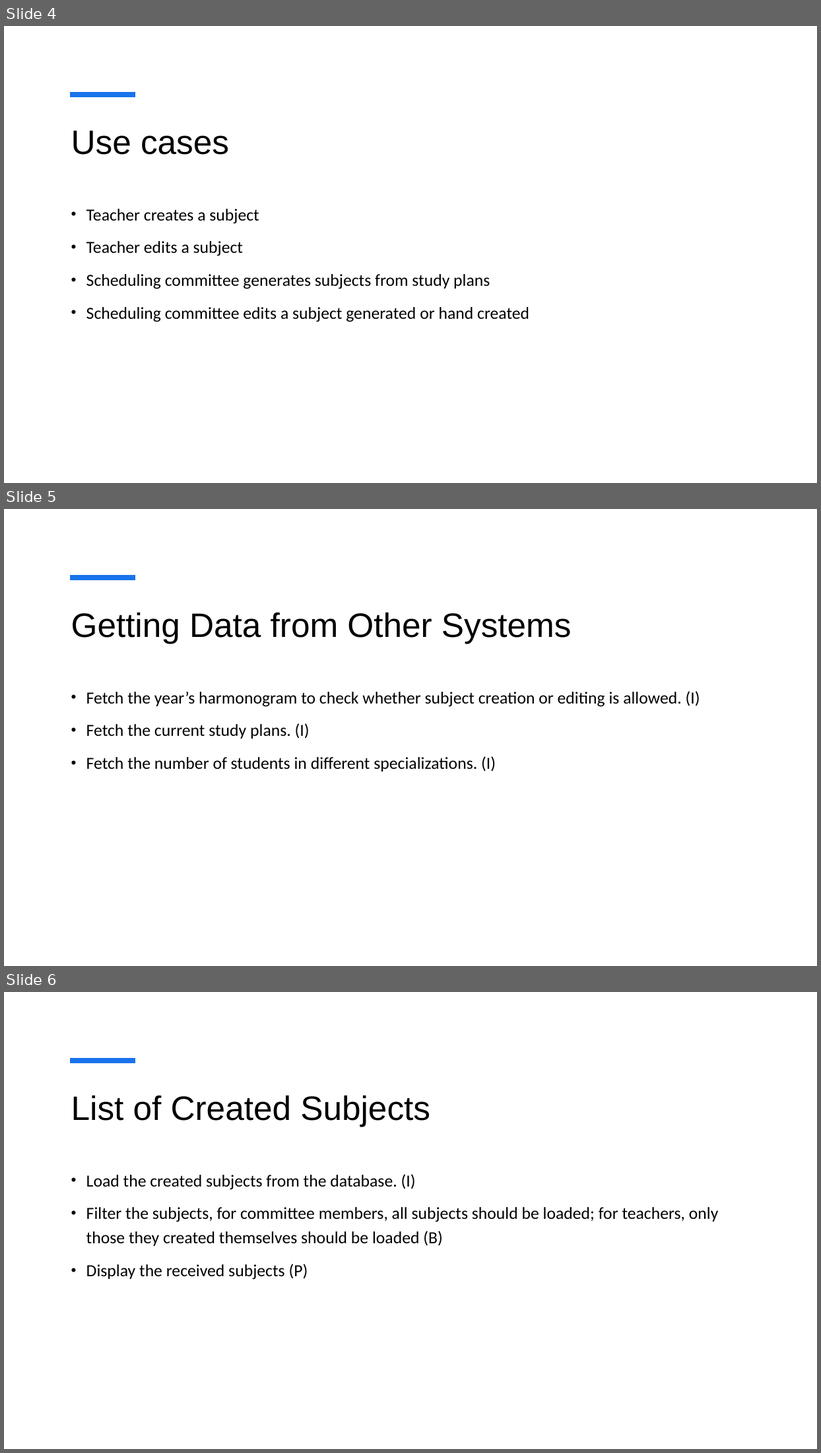
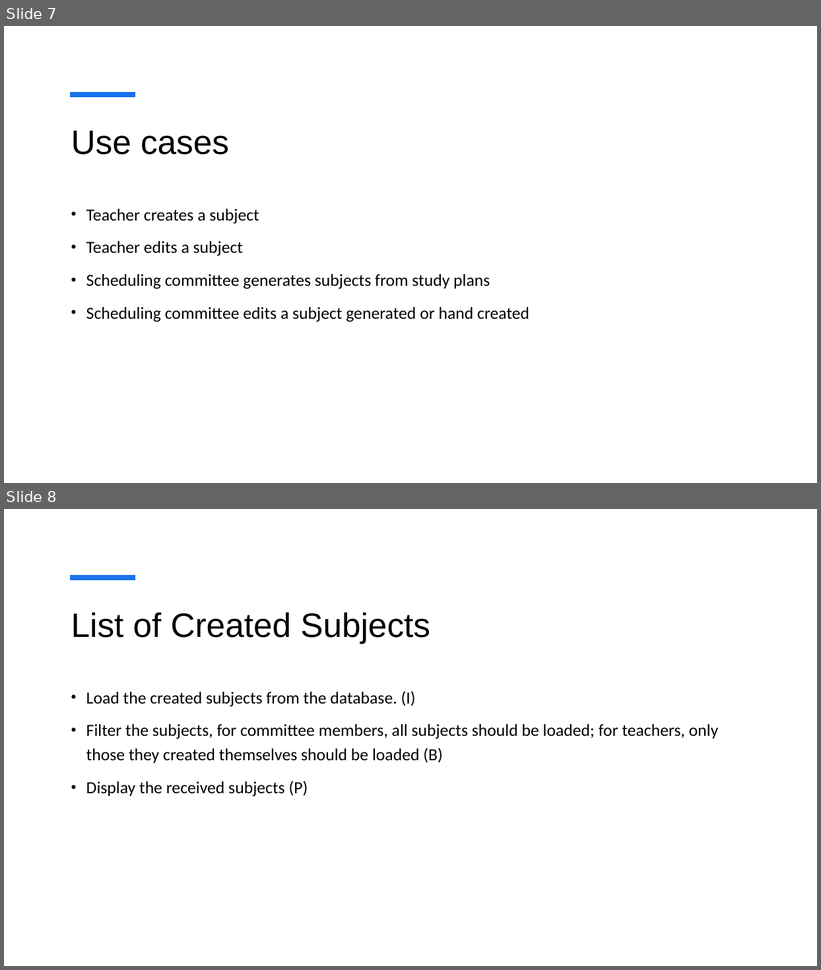
Before and after one commit to MiraZzle/NSWI130, a slide deck: milestone_1/sch2_milestone_1.pptx. Shown one above the other, each under a label of ours: slides 4, 5 and 6 before the commit, slides 7 and 8 after it. The pictures are 821x1453 and 821x970 pixels, drawn with LibreOffice and Linux fonts; fonts in the diff are those of the drawing. Boxes give left, top, right and bottom in pixels: in the first picture for what was removed or moved away, otherwise in the second. Text is boxed around its words. In the diff, an @@ line names an element or a change of style, - is before the commit and + after.

```diff
--- a/milestone_1/sch2_milestone_1.pptx
+++ b/milestone_1/sch2_milestone_1.pptx
@@ slide 5 removed at (4, 509, 817, 966), background #FFFFFF; not listed: 1 template element that a slide beside it also shows @@
@@ title removed at (71, 612, 572, 644) @@
-Getting Data from Other Systems
@@ text removed at (86, 691, 700, 772) @@
-• Fetch the year’s harmonogram to check whether subject creation or editing is allowed. (I)
-• Fetch the current study plans. (I)
-• Fetch the number of students in different specializations. (I)
@@ what was slide 4 is now slide 7 @@
@@ what was slide 6 is now slide 8 @@
```
Also in this commit, not shown: 2 slides changed, 7 slides added, 4 other slides removed.
